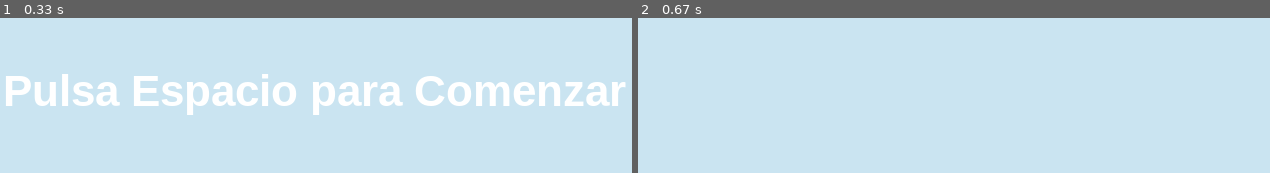
Above: before the commit, frames 1-2 (left to right).
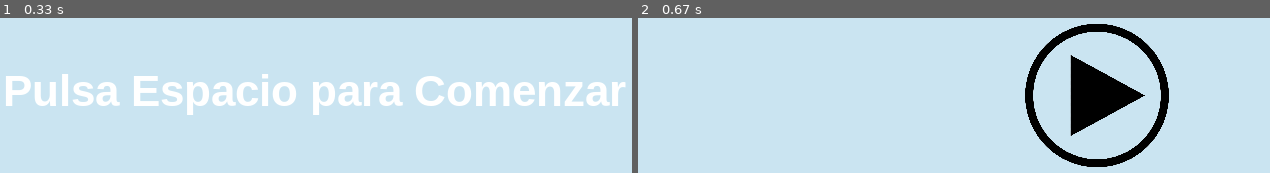
Above: after the commit, the same moments.

Repository: Jol-XD/Corre-Paco-Corre
Game: pygame game, started from proyecto/Menu.py
Two runs of this game, one before a commit and one after it. Both use one fixed random seed, a clock stepped at 60 frames per second and the inputs below.
Inputs:
- Up to frame 1 (0.33 s): no input
- Up to frame 2 (0.67 s): tap Space at 0.33 s

Frame 1 is identical in both runs. In frame 2, 6.7% of the frame differs, in the area x 61-85%, y 3-97%.

Commit message:
Menu mejorado

Diff:
--- a/proyecto/Menu.py
+++ b/proyecto/Menu.py
@@ -7,17 +7,34 @@
 pantalla = pygame.display.set_mode((screen_width, screen_height))
 pygame.display.set_caption("Menu")
 
+
+class Boton():
+    def __init__(self, x, y, image, scale):
+        width = image.get_width()
+        height = image.get_height()
+        self.image = pygame.transform.scale(image, (int(width * scale), int(height * scale)))
+        self.rect = self.image.get_rect()
+        self.rect.topleft = (x, y)
+
+
+    def draw(self):
+        pantalla.blit(self.image, (self.rect.x, self.rect.y))
+
 juego_inicio = False
 
 font = pygame.font.SysFont("arialblack", 40)
 
 color_text = (255, 255, 255)
 
+play_img = pygame.image.load('proyecto/boton_play.png').convert_alpha()
+
+play_btn = Boton(450, 200, play_img, 0.18)
+
+
 
 def draw_text(text, font, text_col, x, y):
     img = font.render(text, True, color_text)
     pantalla.blit(img, (x, y))
-
 
 run = True
 while run:
@@ -25,10 +42,9 @@
     pantalla.fill((202, 228, 241))
 
     if juego_inicio == True:
-        pass
+        play_btn.draw()
     else:
         draw_text("Pulsa Espacio para Comenzar", font, color_text, 70, 250)
-
 
 
     for event in pygame.event.get():
